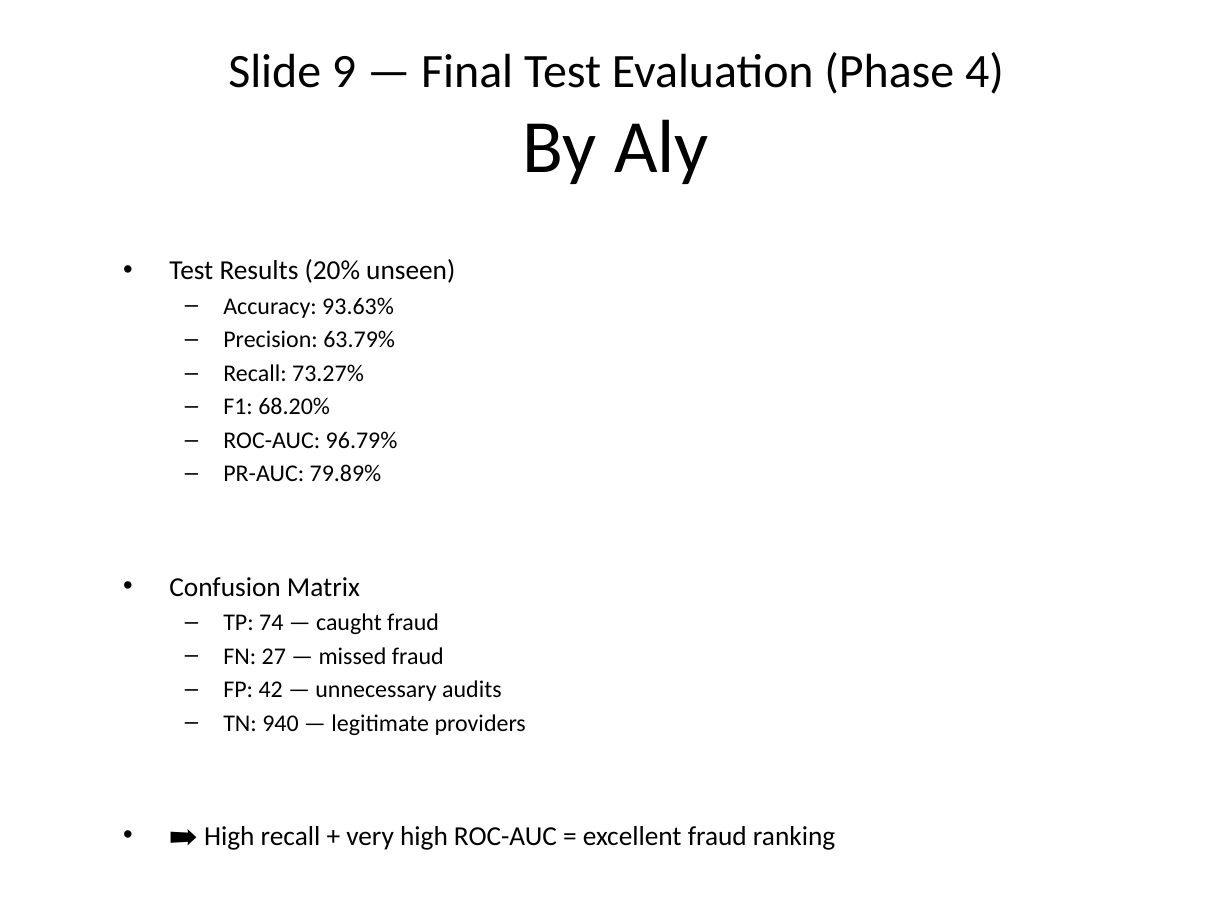
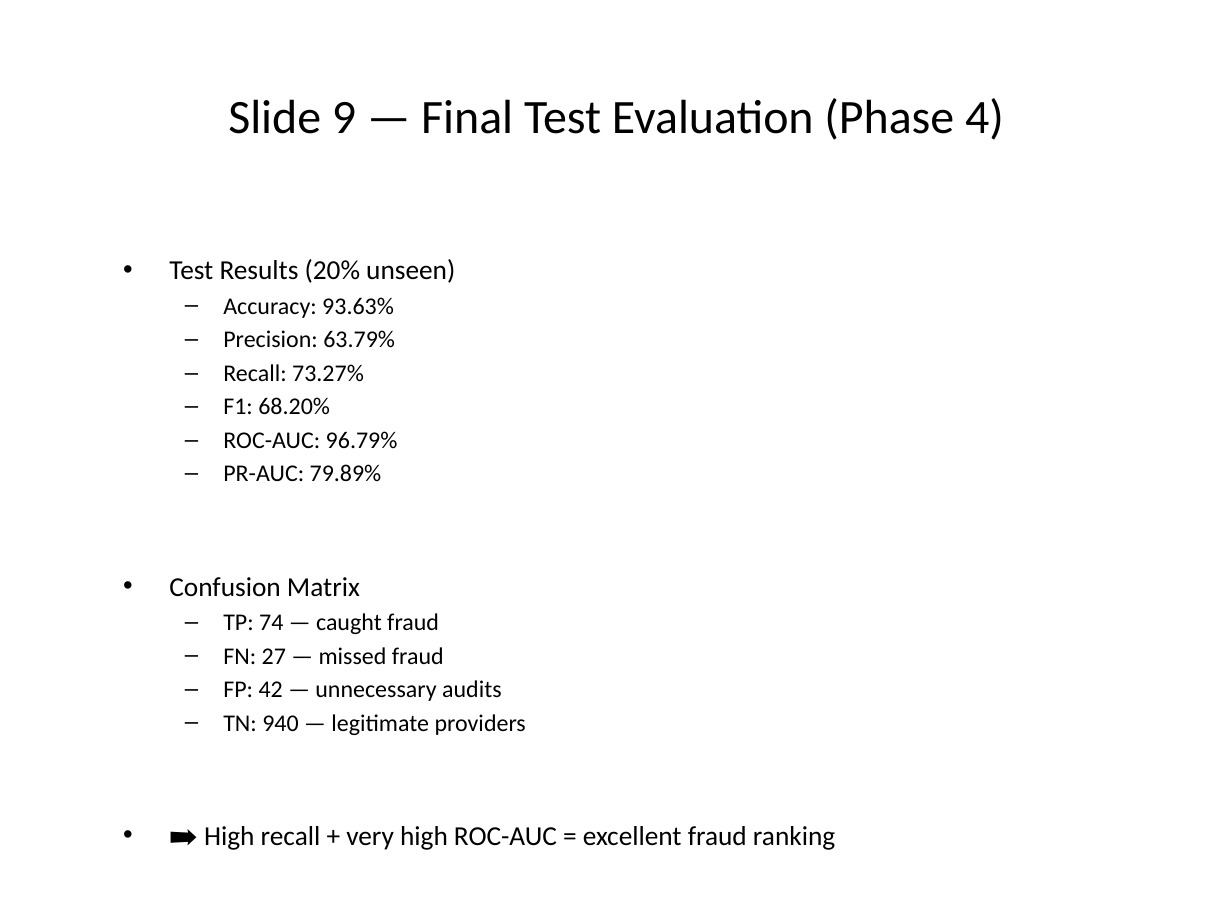
Before and after one commit to mohamedosamaa428/fraud_detection_project, a slide deck: slide 10 of reports/presentation.pptx. Drawn at 1232x924 pixels with LibreOffice and Linux fonts; fonts in the diff are those of the drawing. Boxes give left, top, right and bottom in pixels: in the first picture for what was removed or moved away, otherwise in the second. Text is boxed around its words. In the diff, an @@ line names an element or a change of style, - is before the commit and + after.

```diff
--- a/reports/presentation.pptx
+++ b/reports/presentation.pptx
@@ title at (523, 119, 709, 184): paragraph removed @@
-By Aly
```
Also in this commit, not shown: 11 other slides changed, 1 other file.
